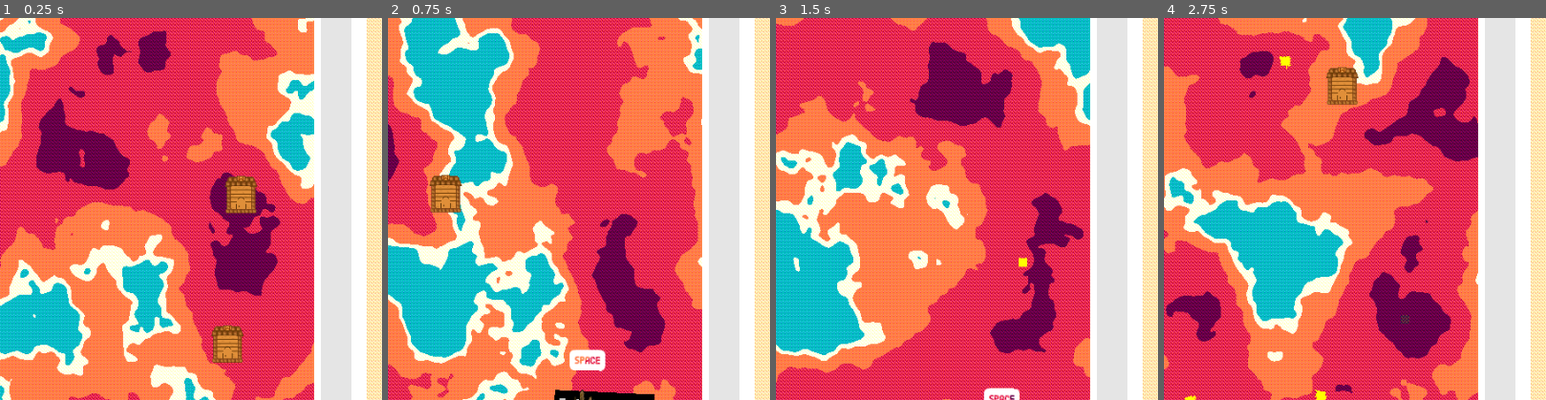
Above: before the commit, frames 1-4 (left to right).
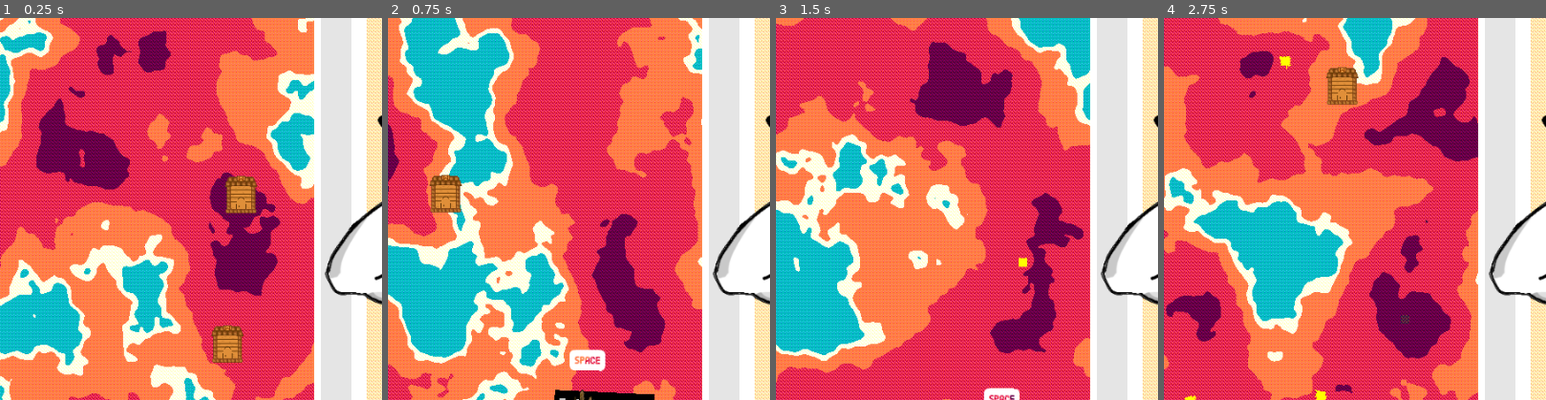
Above: after the commit, the same moments.

Repository: Levartar/2025-Brackeys-Game-Jam
Game: Godot game, scene res://scenes/game.tscn
The game is run twice, just before and just after one commit, with the same random seed, the same clock (stepped at 60 frames per second) and the same inputs.
Inputs:
- Up to frame 1 (0.25 s): no input
- Up to frame 2 (0.75 s): click "Restart" at 0.5 s
- Up to frame 3 (1.5 s): click "Restart" at 1.25 s
- Up to frame 4 (2.75 s): click "Restart" at 2 s
The pictures show only the part of the screen within x 50-100%, y 9-59%; the shares and areas given below are measured in that part.

The runs differ from the first frame. In frame 1, 2.0% of the frame differs, in the area x 85-100%, y 25-76%; in frame 2, 2.0%; in frame 3, 2.0%; in frame 4, 2.0%.

Commit message:
added characters

Diff:
--- a/scenes/game.tscn
+++ b/scenes/game.tscn
@@ -1,24 +1,22 @@
-[gd_scene load_steps=16 format=3 uid="uid://6bypeyngjdqj"]
+[gd_scene load_steps=17 format=3 uid="uid://6bypeyngjdqj"]
 
 [ext_resource type="Shader" uid="uid://uhj5pyrc014p" path="res://shaders/smooth_pixel.gdshader" id="1_0tnpc"]
 [ext_resource type="Script" uid="uid://dugpuu6ilaikm" path="res://scripts/map_container.gd" id="1_lnu2h"]
 [ext_resource type="Texture2D" uid="uid://d3417nykjjs07" path="res://assets/kenneyUi/buttonSquare_beige.png" id="1_p57ef"]
 [ext_resource type="Texture2D" uid="uid://bbuci0bewgxvl" path="res://assets/kenneyUi/buttonSquare_beige_pressed.png" id="2_u5sy4"]
 [ext_resource type="PackedScene" uid="uid://bo4sk7qj01lqq" path="res://scenes/flight_sim.tscn" id="2_yqjtg"]
+[ext_resource type="Texture2D" uid="uid://mofouuvjb8fl" path="res://assets/kenneyUi/buttonLong_beige.png" id="3_lbhrr"]
 [ext_resource type="PackedScene" uid="uid://bf2286e5xurbi" path="res://scenes/water_tank.tscn" id="3_lnu2h"]
-[ext_resource type="Texture2D" uid="uid://mofouuvjb8fl" path="res://assets/kenneyUi/buttonLong_beige.png" id="3_lbhrr"]
 [ext_resource type="FontFile" uid="uid://ctg7juh837ysf" path="res://assets/fonts/RangerEastwood-G33Gm.ttf" id="3_u5sy4"]
 [ext_resource type="Texture2D" uid="uid://bk85ysm4mshtb" path="res://assets/kenneyUi/buttonLong_beige_pressed.png" id="4_iywne"]
 [ext_resource type="Texture2D" uid="uid://c23smr70n1u3c" path="res://assets/kenneyUi/panel_beigeLight.png" id="8_gee14"]
 [ext_resource type="Texture2D" uid="uid://4fy8iatldp3y" path="res://assets/kenneyUi/barBack_verticalMid.png" id="10_kvpfn"]
 [ext_resource type="Texture2D" uid="uid://lp7i8dt0vl6m" path="res://assets/kenneyUi/barRed_verticalMid.png" id="11_dinhu"]
-[ext_resource type="Script" uid="uid://cfdk78sv8emxe" path="res://scenes/texture_progress_bar.gd" id="12_dinhu"]
+[ext_resource type="Script" uid="uid://cfdk78sv8emxe" path="res://scripts/texture_progress_bar.gd" id="12_dinhu"]
+[ext_resource type="Texture2D" uid="uid://br6v2wjywfb8a" path="res://assets/lumber.png" id="14_trtic"]
 
 [sub_resource type="ShaderMaterial" id="ShaderMaterial_vtaks"]
 shader = ExtResource("1_0tnpc")
-
-[sub_resource type="PlaceholderTexture2D" id="PlaceholderTexture2D_lnu2h"]
-size = Vector2(100, 100)
 
 [sub_resource type="ShaderMaterial" id="ShaderMaterial_kvuet"]
 shader = ExtResource("1_0tnpc")
@@ -143,16 +141,11 @@
 size_flags_horizontal = 0
 script = ExtResource("1_lnu2h")
 
-[node name="Flight Sim" parent="CanvasLayer/MarginContainer/VBoxContainer/HBoxContainer/MapContainer" instance=ExtResource("2_yqjtg")]
+[node name="Flight Sim" parent="CanvasLayer/MarginContainer/VBoxContainer/HBoxContainer/MapContainer" node_paths=PackedStringArray("instruction") instance=ExtResource("2_yqjtg")]
 unique_name_in_owner = true
-
-
-[node name="Plane" parent="CanvasLayer/VBoxContainer/HBoxContainer/MapContainer/Flight Sim" index="0"]
-depletion_values = {
-"Bomber": 33.33999999999651,
-"Laser": 10.0,
-"Standard": 80.0
-}
+instruction = NodePath("../../Instruction")
+
+[node name="Plane" parent="CanvasLayer/MarginContainer/VBoxContainer/HBoxContainer/MapContainer/Flight Sim" index="0"]
 is_test = true
 
 [node name="Terrain" parent="CanvasLayer/MarginContainer/VBoxContainer/HBoxContainer/MapContainer/Flight Sim" index="1"]
@@ -164,10 +157,6 @@
 offset_top = 732.0
 offset_right = 801.0
 offset_bottom = 799.0
-
-[node name="MapButtons" type="VBoxContainer" parent="CanvasLayer/VBoxContainer/HBoxContainer"]
-[node name="Plane" parent="CanvasLayer/MarginContainer/VBoxContainer/HBoxContainer/MapContainer/Flight Sim" index="0"]
-is_test = true
 
 [node name="MapButtons" type="VBoxContainer" parent="CanvasLayer/MarginContainer/VBoxContainer/HBoxContainer"]
 layout_mode = 2
@@ -198,15 +187,59 @@
 tint_progress = Color(0.64705884, 0, 0.2784314, 0.6862745)
 script = ExtResource("12_dinhu")
 
+[node name="Instruction" type="Control" parent="CanvasLayer/MarginContainer/VBoxContainer/HBoxContainer"]
+layout_mode = 2
+
+[node name="CharaSprite" type="TextureRect" parent="CanvasLayer/MarginContainer/VBoxContainer/HBoxContainer/Instruction"]
+layout_mode = 1
+anchors_preset = 15
+anchor_right = 1.0
+anchor_bottom = 1.0
+offset_top = 22.0
+offset_right = 645.0
+offset_bottom = 286.0
+grow_horizontal = 2
+grow_vertical = 2
+scale = Vector2(0.8400024, 0.8400024)
+texture = ExtResource("14_trtic")
+
+[node name="SpeechBubble" type="TextureRect" parent="CanvasLayer/MarginContainer/VBoxContainer/HBoxContainer/Instruction"]
+layout_mode = 0
+offset_left = 415.0
+offset_top = 56.0
+offset_right = 708.0
+offset_bottom = 198.0
+texture = ExtResource("1_p57ef")
+
+[node name="Label" type="Label" parent="CanvasLayer/MarginContainer/VBoxContainer/HBoxContainer/Instruction/SpeechBubble"]
+layout_mode = 1
+anchors_preset = 15
+anchor_right = 1.0
+anchor_bottom = 1.0
+offset_left = 24.0
+offset_right = -27.0
+grow_horizontal = 2
+grow_vertical = 2
+theme_override_colors/font_color = Color(0.41598046, 0.41598043, 0.4159804, 1)
+theme_override_colors/font_outline_color = Color(0.632224, 0.5108726, 0.407255, 1)
+theme_override_constants/outline_size = 2
+theme_override_fonts/font = ExtResource("3_u5sy4")
+theme_override_font_sizes/font_size = 30
+text = "Save me from my home!"
+horizontal_alignment = 1
+vertical_alignment = 1
+autowrap_mode = 2
+
 [node name="BottomBar" type="HBoxContainer" parent="CanvasLayer/MarginContainer/VBoxContainer"]
 layout_mode = 2
 size_flags_vertical = 3
+
+[node name="CanvasLayer_VBoxContainer_HBoxContainer#MapButtons" type="VBoxContainer" parent="."]
+layout_mode = 0
+
+[connection signal="pressed" from="CanvasLayer/MarginContainer/VBoxContainer/TopBar/PauseButton" to="CanvasLayer/MarginContainer/VBoxContainer/HBoxContainer/MapContainer" method="_on_pause_button_pressed"]
+[connection signal="pressed" from="CanvasLayer/MarginContainer/VBoxContainer/TopBar/Restart" to="CanvasLayer/MarginContainer/VBoxContainer/HBoxContainer/MapContainer" method="_on_restart_pressed"]
 
 [editable path="CanvasLayer/MarginContainer/VBoxContainer/HBoxContainer/MapContainer/Flight Sim"]
 [editable path="CanvasLayer/MarginContainer/VBoxContainer/HBoxContainer/MapContainer/Flight Sim/Plane"]
 [editable path="CanvasLayer/MarginContainer/VBoxContainer/HBoxContainer/MapContainer/Flight Sim/Terrain"]
-
-[connection signal="pressed" from="CanvasLayer/MarginContainer/VBoxContainer/TopBar/PauseButton" to="CanvasLayer/MarginContainer/VBoxContainer/HBoxContainer/MapContainer" method="_on_pause_button_pressed"]
-[connection signal="pressed" from="CanvasLayer/MarginContainer/VBoxContainer/TopBar/Restart" to="CanvasLayer/MarginContainer/VBoxContainer/HBoxContainer/MapContainer" method="_on_restart_pressed"]
-[connection signal="pressed" from="CanvasLayer/MarginContainer/VBoxContainer/HBoxContainer/PlanesMenu/Plane1" to="CanvasLayer/MarginContainer/VBoxContainer/HBoxContainer/MapContainer" method="_on_restart_pressed"]
-[connection signal="pressed" from="CanvasLayer/MarginContainer/VBoxContainer/BottomBar/BottomButton" to="CanvasLayer/MarginContainer/VBoxContainer/HBoxContainer/MapContainer" method="_on_bottom_button_pressed"]
--- a/scripts/flight_sim.gd
+++ b/scripts/flight_sim.gd
@@ -4,6 +4,7 @@
 @export var poi_border_margin: int = 75
 @export var poi_min_distance: int = 150
 @export var poi_fire_distance: int = 75
+@export var instruction: Control
 
 var is_any_poi_waiting: bool = false
 var poi_scene: PackedScene = preload("res://scenes/poi.tscn")
@@ -18,9 +19,18 @@
 var airport_pos: Vector2
 var airport_rot: float
 
+var chara_tex_lumber: CompressedTexture2D = preload("res://assets/lumber.png")
+var chara_tex_mechanic: CompressedTexture2D = preload("res://assets/mechanic.png")
+var chara_sprite: TextureRect
+var speech_bubble: Label
+var next_chara_is_lumber: bool
+
 func _ready() -> void:
   plane = $Plane
   terrain = $Terrain
+  chara_sprite = instruction.get_node("CharaSprite")
+  speech_bubble = instruction.get_node("SpeechBubble/Label")
+  next_chara_is_lumber = true
   terrain_dim = terrain.TEX_SIZE
   for i in range(poi_num + 1):
     var new_pos = Vector2.ZERO
@@ -100,6 +110,10 @@
   plane.set_type(plane.get_rand_type())
   plane.remove_passengers()
   is_any_poi_waiting = false
+  speech_bubble.text = "Save me from my home!"
+  if next_chara_is_lumber: chara_sprite.texture = chara_tex_lumber
+  if !next_chara_is_lumber: chara_sprite.texture = chara_tex_mechanic
+  next_chara_is_lumber = !next_chara_is_lumber
 
 func get_is_any_poi_waiting() -> bool:
   return is_any_poi_waiting
--- a/scripts/poi.gd
+++ b/scripts/poi.gd
@@ -30,10 +30,12 @@
 func _process(delta: float) -> void:
   if state != PoiState.Rescued and state != PoiState.Burnt:
     if state == PoiState.Preparing:
+      flight_sim.speech_bubble.text = "I'll grab my stuff!"
       secs_since_prep += delta
       prep_countdown.value = prep_time - secs_since_prep
       if secs_since_prep >= prep_time:
         state = PoiState.Ready
+        flight_sim.speech_bubble.text = "Get me outta here!"
         # print("State:", state) # test
     if terrain.is_position_on_fire(global_position): # TODO: check why it's unreliable
       state = PoiState.Burnt
@@ -55,6 +57,7 @@
   input_hint.visible = false
   state = PoiState.Rescued
   # print("State:", state) # test
+  flight_sim.speech_bubble.text = "Bring me to the airport!"
   plane.add_passengers()
   flight_sim.set_is_any_poi_waiting(false)
   prep_countdown.visible = false
Binary file added: assets/lumber.png
Not shown, added: assets/lumber.png.import
Binary file added: assets/mechanic.png
Not shown, added: assets/mechanic.png.import
